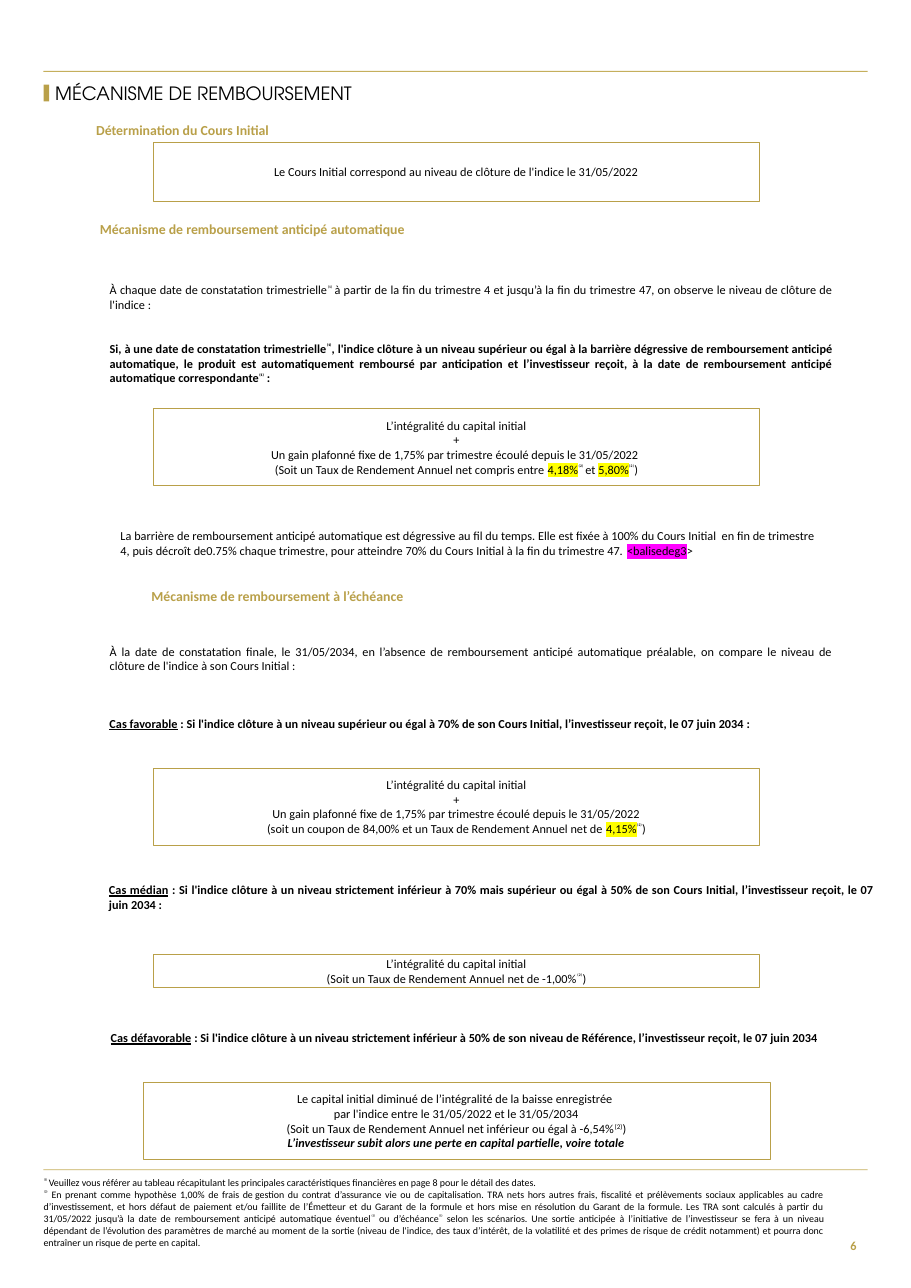
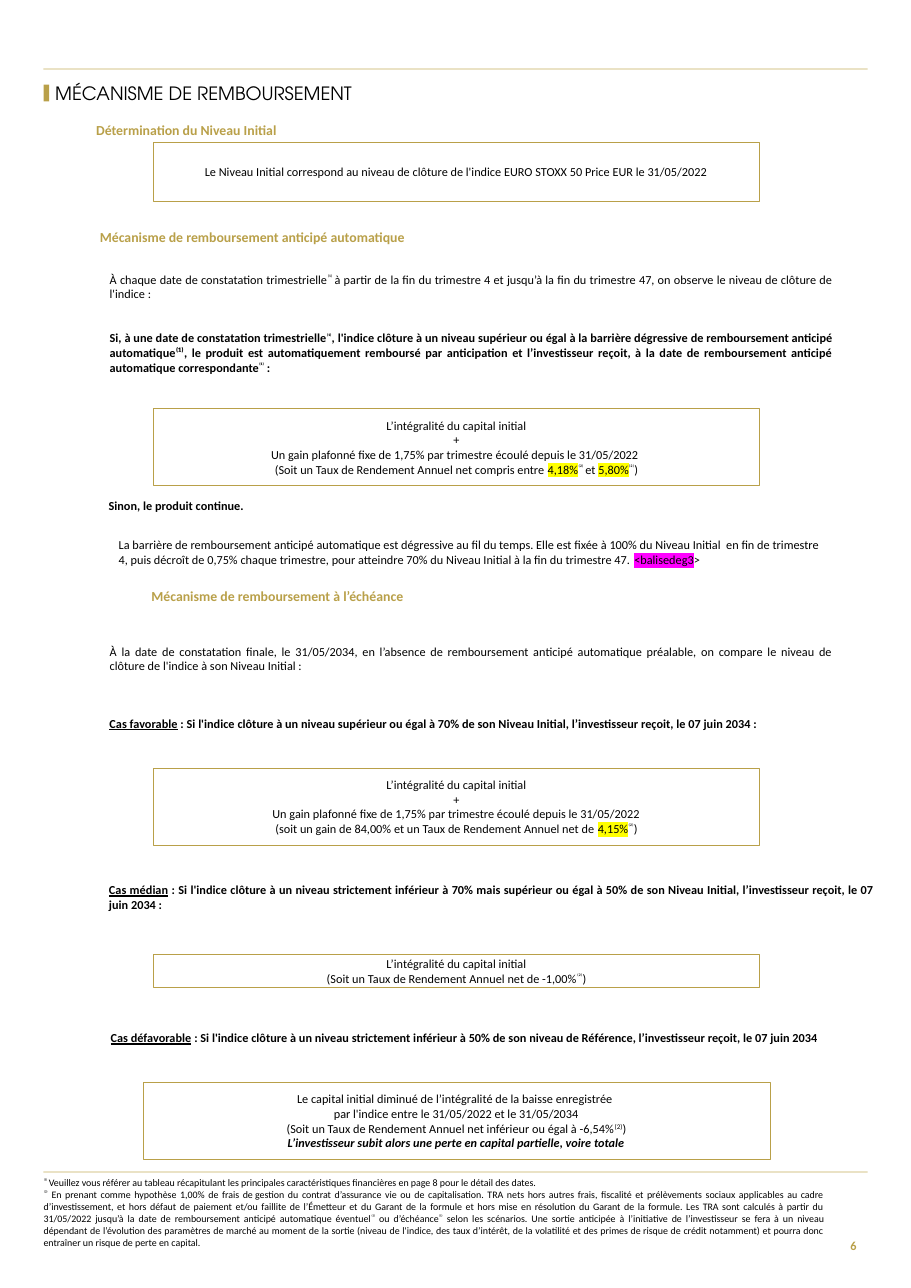
Before and after one commit to guillaumejacquin/Moulinette_Brochure_Equitim, a slide deck: slide 6 of result/Quartz Rendement Memoire Banques Mai 2022- FR0014009DK8result.pptx. Drawn at 911x1288 pixels with LibreOffice and Linux fonts; fonts in the diff are those of the drawing; background and template pictures are left out. Boxes give left, top, right and bottom in pixels: in the first picture for what was removed or moved away, otherwise in the second. Text is boxed around its words. In the diff, an @@ line names an element or a change of style, - is before the commit and + after.

```diff
--- a/result/Quartz Rendement Memoire Banques Mai 2022- FR0014009DK8result.pptx
+++ b/result/Quartz Rendement Memoire Banques Mai 2022- FR0014009DK8result.pptx
@@ rectangle removed at (43,71,867,72) @@
@@ rectangle added at (43,68,867,69), fill #C5AF5C @@
@@ text at (96,125,277,135): text changed @@
-  Détermination du Cours Initial
+  Détermination du Niveau Initial
@@ text in rectangle at (205,167,707,178): text changed @@
-Le Cours Initial correspond au niveau de clôture de l'indice le 31/05/2022
+Le Niveau Initial correspond au niveau de clôture de l'indice EURO STOXX 50 Price EUR le 31/05/2022
@@ text "Mécanisme de remboursement anticipé automatique": place and size @@
-text "Mécanisme de remboursement anticipé automatique" at (100,224,405,236)
+text "Mécanisme de remboursement anticipé automatique" at (100,232,405,244)
@@ text "À chaque date de constatation ...": place and size @@
-text "À chaque date de constatation ..." at (110,284,833,376)
+text "À chaque date de constatation ..." at (110,274,833,365)
@@ text at (110,333,833,365): text changed @@
-Si, à une date de constatation trimestrielle⁽¹⁾, l'indice clôture à un niveau supérieur ou égal à la barrière dégressive de remboursement anticipé automatique, le produit est automatiquement remboursé par anticipation et l’investisseur reçoit, à la date de remboursement anticipé automatique correspondante⁽¹⁾ :
+Si, à une date de constatation trimestrielle⁽¹⁾, l'indice clôture à un niveau supérieur ou égal à la barrière dégressive de remboursement anticipé automatique⁽¹⁾, le produit est automatiquement remboursé par anticipation et l’investisseur reçoit, à la date de remboursement anticipé automatique correspondante⁽¹⁾ :
@@ text added at (109,501,244,512), 8 pt, text #000000, bold @@
+Sinon, le produit continue.
@@ text at (119,540,819,568): text changed @@
-La barrière de remboursement anticipé automatique est dégressive au fil du temps. Elle est fixée à 100% du Cours Initial en fin de trimestre 4, puis décroît de0.75% chaque trimestre, pour atteindre 70% du Cours Initial à la fin du trimestre 47. <balisedeg3>
+La barrière de remboursement anticipé automatique est dégressive au fil du temps. Elle est fixée à 100% du Niveau Initial en fin de trimestre 4, puis décroît de 0,75% chaque trimestre, pour atteindre 70% du Niveau Initial à la fin du trimestre 47. <balisedeg3>
@@ text at (110,645,832,670): text changed @@
-À la date de constatation finale, le 31/05/2034, en l’absence de remboursement anticipé automatique préalable, on compare le niveau de clôture de l'indice à son Cours Initial :
+À la date de constatation finale, le 31/05/2034, en l’absence de remboursement anticipé automatique préalable, on compare le niveau de clôture de l'indice à son Niveau Initial :
@@ text at (109,719,751,730): text changed @@
-Cas favorable : Si l'indice clôture à un niveau supérieur ou égal à 70% de son Cours Initial, l’investisseur reçoit, le 07 juin 2034 :
+Cas favorable : Si l'indice clôture à un niveau supérieur ou égal à 70% de son Niveau Initial, l’investisseur reçoit, le 07 juin 2034 :
@@ text in rectangle at (275,823,633,835): text changed @@
-(soit un coupon de 84,00% et un Taux de Rendement Annuel net de 4,15%⁽²⁾)
+(soit un gain de 84,00% et un Taux de Rendement Annuel net de 4,15%⁽²⁾)
@@ text at (109,885,873,911): text changed @@
-Cas médian : Si l'indice clôture à un niveau strictement inférieur à 70% mais supérieur ou égal à 50% de son Cours Initial, l’investisseur reçoit, le 07 juin 2034 :
+Cas médian : Si l'indice clôture à un niveau strictement inférieur à 70% mais supérieur ou égal à 50% de son Niveau Initial, l’investisseur reçoit, le 07 juin 2034 :
@@ rectangle removed at (43,1170,867,1171) @@
@@ rectangle added at (43,1172,867,1173), fill #C5AF5C @@
```
Also in this commit, not shown: 12 other slides changed, 1 slide added, 39 other files.
